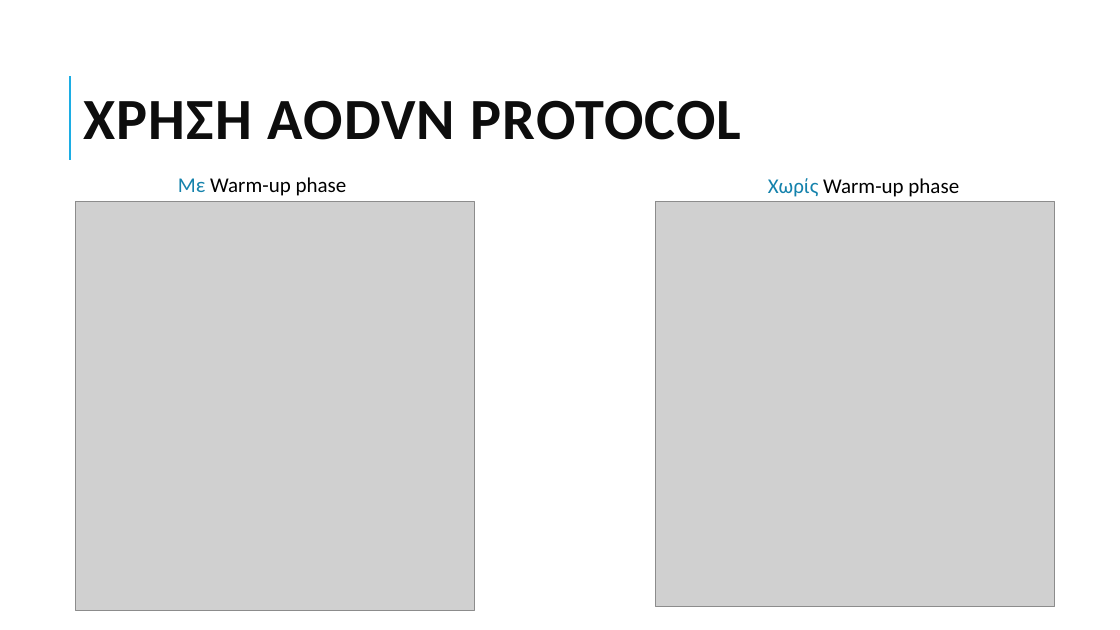
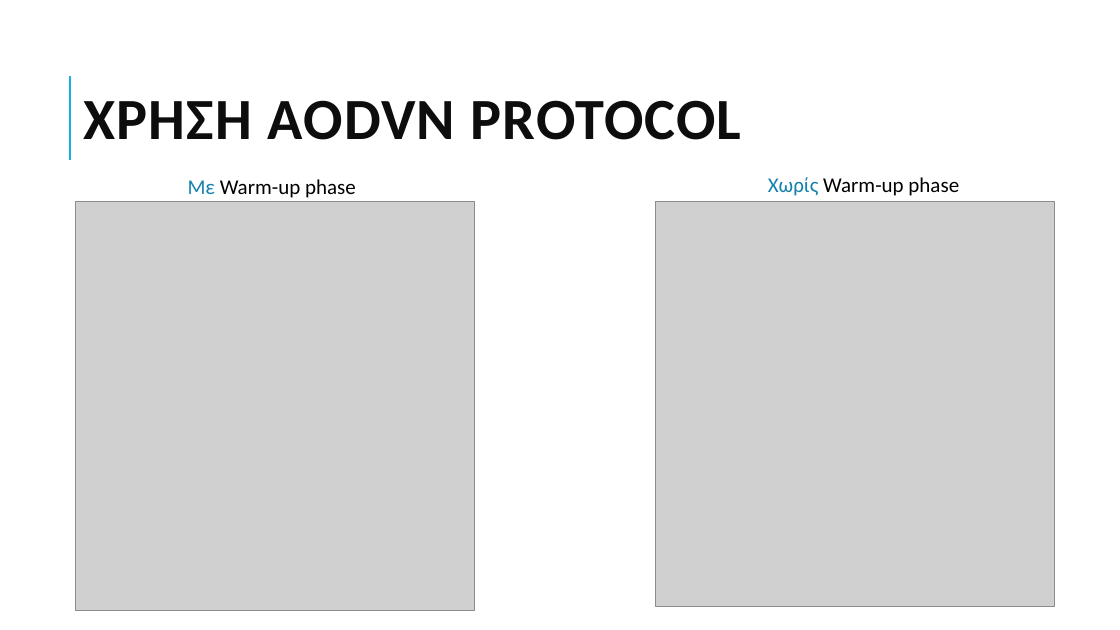
Before and after one commit to grgmyl/Ns3Project, a slide deck: slide 15 of Presentations/Ns-3_presentation_F.pptx. Drawn at 1120x630 pixels with LibreOffice and Linux fonts; fonts in the diff are those of the drawing; grey boxes stand for pictures. Boxes give left, top, right and bottom in pixels: in the first picture for what was removed or moved away, otherwise in the second. Text is boxed around its words. In the diff, an @@ line names an element or a change of style, - is before the commit and + after.

```diff
--- a/Presentations/Ns-3_presentation_F.pptx
+++ b/Presentations/Ns-3_presentation_F.pptx
@@ text "Mε Warm-up phase": place and size @@
-text "Mε Warm-up phase" at box(178, 177, 347, 196)
+text "Mε Warm-up phase" at box(188, 179, 356, 198)
```
Also in this commit, not shown: 4 other slides changed.
